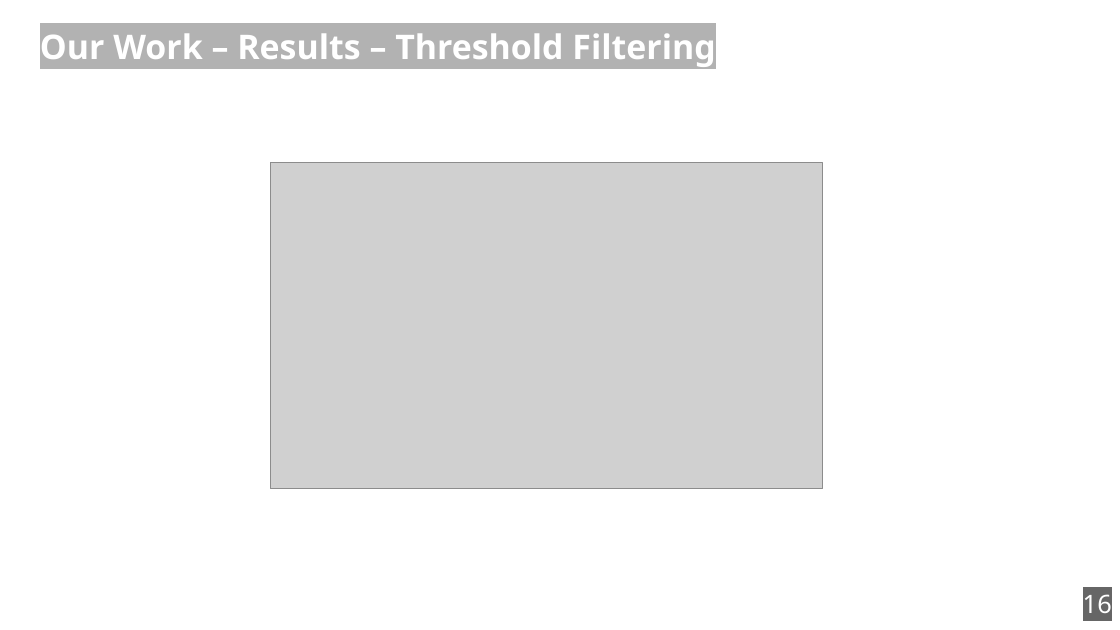
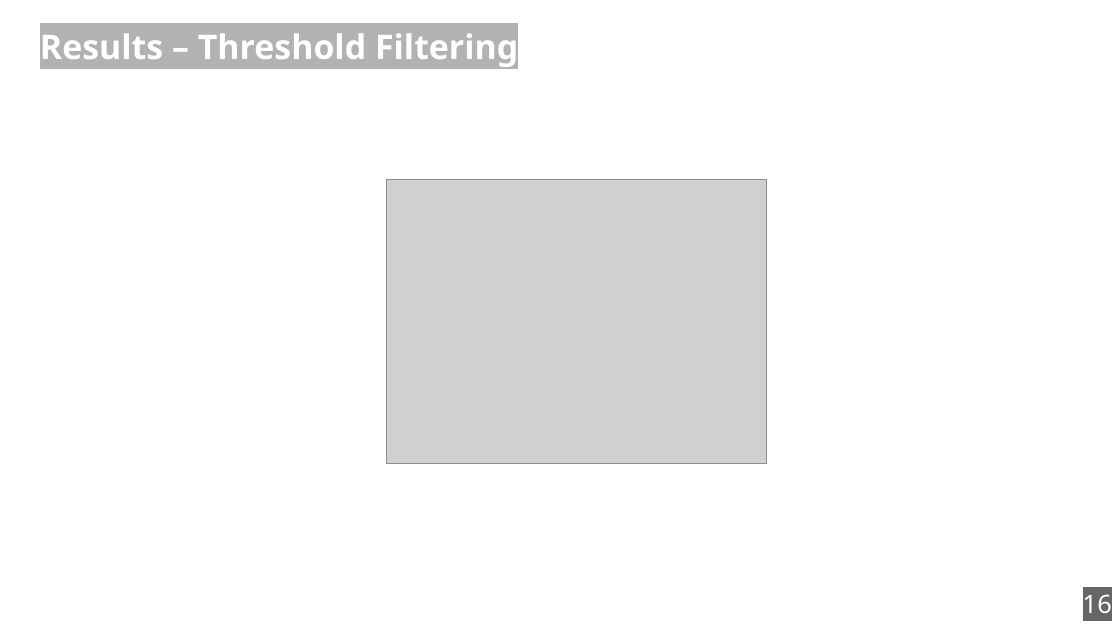
Before and after one commit to zouharvi/reference-mt-distill, a slide deck: slide 16 of meta/naacl_presentation.odp. Drawn at 1120x630 pixels with LibreOffice and Linux fonts; fonts in the diff are those of the drawing; grey boxes stand for pictures. Boxes give left, top, right and bottom in pixels: in the first picture for what was removed or moved away, otherwise in the second. Text is boxed around its words. In the diff, an @@ line names an element or a change of style, - is before the commit and + after.

```diff
--- a/meta/naacl_presentation.odp
+++ b/meta/naacl_presentation.odp
@@ title at bbox=[40, 33, 518, 67]: text changed @@
-Our Work – Results – Threshold Filtering
+Results – Threshold Filtering
@@ picture: place and size @@
-picture at bbox=[270, 163, 823, 489]
+picture at bbox=[386, 179, 767, 463]
```
Also in this commit, not shown: 10 other slides changed, 1 slide added, 1 slide removed.
